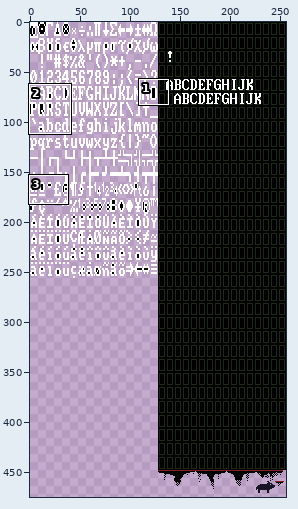
Edited in one commit: sprite sheet (dist/final/sprites.png). Above, an overview of the earlier version with the close-up marked.
Close-up. Before the edit:
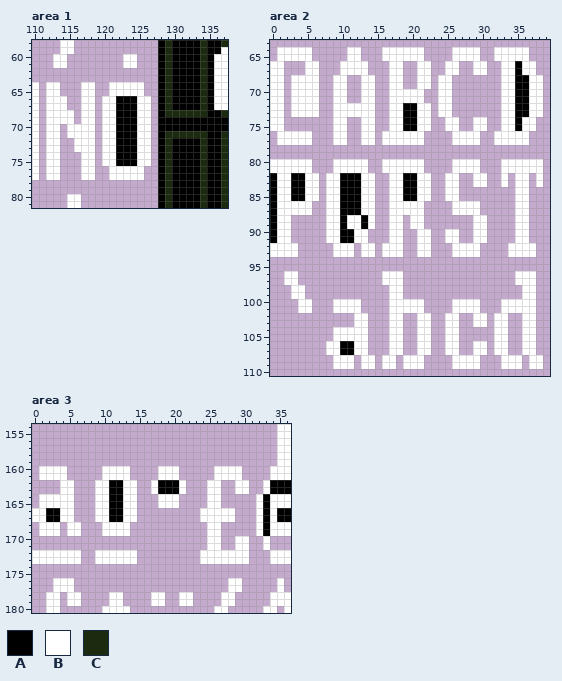
The file is 256x512 pixels. Shown: area 1: x 110..137, y 58..81; area 2: x 0..39, y 63..110; area 3: x 0..36, y 154..180. The wide view leaves out empty margins.
Palette (. is transparent): A #000000  B #ffffff  C #1c2b0f
Pixels before, area 1, first column x 110:
58 ....BB............ACAAAACAAC
59 ....BB............ACAAAACAAB
60 ...BB........BB...ACAAAACABB
61 ...BB........BB...ACAAAACABB
62 ..................ACAAAACABB
63 ..................ACAAAACABB
64 B.BB...BB..BBBBB..ACAAAACABB
65 B.BB...BB..BBBBB..ACAAAACABB
66 B.BBB..BB.BBAAABB.ACAAAACABB
67 B.BBB..BB.BBAAABB.ACAAAACABB
68 B.BBBB.BB.BBAAABB.ACCCCCCAAC
69 B.BBBB.BB.BBAAABB.AAAAAAAAAA
70 B.BB.BBBB.BBAAABB.AAAAAAAAAA
71 B.BB.BBBB.BBAAABB.ACCCCCCAAC
72 B.BB..BBB.BBAAABB.ACAAAACAAC
73 B.BB..BBB.BBAAABB.ACAAAACAAC
74 B.BB...BB.BBAAABB.ACAAAACAAC
75 B.BB...BB.BBAAABB.ACAAAACAAC
76 B.BB...BB..BBBBB..ACAAAACAAC
77 B.BB...BB..BBBBB..ACAAAACAAC
78 ..................ACAAAACAAC
79 ..................ACAAAACAAC
80 .....BB...........ACAAAACAAC
81 .....BB...........ACAAAACAAC
Pixels before, area 2, first column x 0:
 64 .BBBBB.....BB...BBBBBB....BBBB..BBBBB..
 65 .BBBBB.....BB...BBBBBB....BBBB..BBBBB..
 66 BB...BB...BBBB...BB..BB..BB..BB..BBABB.
 67 BB...BB...BBBB...BB..BB..BB..BB..BBABB.
 68 BB.BBBB..BB..BB..BB..BB.BB.......BBAABB
 69 BB.BBBB..BB..BB..BB..BB.BB.......BBAABB
 70 BB.BBBB..BB..BB..BBBBB..BB.......BBAABB
 71 BB.BBBB..BB..BB..BBBBB..BB.......BBAABB
 72 BB.BBBB..BBBBBB..BBAABB.BB.......BBAABB
 73 BB.BBBB..BBBBBB..BBAABB.BB.......BBAABB
 74 BB.......BB..BB..BBAABB..BB..BB..BBABB.
 75 BB.......BB..BB..BBAABB..BB..BB..BBABB.
 76 .BBBBB...BB..BB.BBBBBB....BBBB..BBBBB..
 77 .BBBBB...BB..BB.BBBBBB....BBBB..BBBBB..
 78 .......................................
 79 .......................................
 80 BBBBBB...BBBBB..BBBBBB....BBBB...BBBBBB
 81 BBBBBB...BBBBB..BBBBBB....BBBB...BBBBBB
 82 ABBAABB.BBAAABB..BBAABB..BB..BB..B.BB.B
 83 ABBAABB.BBAAABB..BBAABB..BB..BB..B.BB.B
 84 ABBAABB.BBAAABB..BBAABB..BB........BB..
 85 ABBAABB.BBAAABB..BBAABB..BB........BB..
 86 ABBBBB..BBAAABB..BBBBB....BBBB.....BB..
 87 ABBBBB..BBAAABB..BBBBB....BBBB.....BB..
 88 ABB.....BBABBAB..BB.BB.......BB....BB..
 89 ABB.....BBABBAB..BB.BB.......BB....BB..
 90 ABB.....BBAABB...BB..BB..BB..BB....BB..
 91 ABB.....BBAABB...BB..BB..BB..BB....BB..
 92 BBBB.....BBB.BB.BBB..BB...BBBB....BBBB.
 93 BBBB.....BBB.BB.BBB..BB...BBBB....BBBB.
 94 .......................................
 95 .......................................
 96 ..BB............BBB................BBB.
 97 ..BB............BBB................BBB.
 98 ...BB............BB.................BB.
 99 ...BB............BB.................BB.
100 ....BB...BBBB....BBBBB....BBBB...BBBBB.
101 ....BB...BBBB....BBBBB....BBBB...BBBBB.
102 ............BB...BB..BB..BB..BB.BB..BB.
103 ............BB...BB..BB..BB..BB.BB..BB.
104 .........BBBBB...BB..BB..BB.....BB..BB.
105 .........BBBBB...BB..BB..BB.....BB..BB.
106 ........BBAABB...BB..BB..BB..BB.BB..BB.
107 ........BBAABB...BB..BB..BB..BB.BB..BB.
108 .........BBB.BB.BB.BBB....BBBB...BBB.BB
109 .........BBB.BB.BB.BBB....BBBB...BBB.BB
Pixels before, area 3, first column x 0:
154 ...................................BB
155 ...................................BB
156 ...................................BB
157 ...................................BB
158 ...................................BB
159 ...................................BB
160 .BBBB.....BBBB....BBB.....BBBB....BBB
161 .BBBB.....BBBB....BBB.....BBBB....BBB
162 ....BB...BBAABB..BAAAB...BB..BB..BAAA
163 ....BB...BBAABB..BAAAB...BB..BB..BAAA
164 .BBBBB...BBAABB...BBB....BB.....BABBB
165 .BBBBB...BBAABB...BBB....BB.....BABBB
166 BBAABB...BBAABB.........BBBBB...BABAA
167 BBAABB...BBAABB.........BBBBB...BABAA
168 .BBB.BB...BBBB...........BB.....BABBB
169 .BBB.BB...BBBB...........BB.....BABBB
170 .........................BB..BB..B...
171 .........................BB..BB..B...
172 BBBBBBB..BBBBBB.........BBBBBBB...BBB
173 BBBBBBB..BBBBBB.........BBBBBBB...BBB
174 .....................................
175 .....................................
176 ...BBB......................BB.....B.
177 ...BBB......................BB.....B.
178 ..BB.BB....BB....BB..BB....BB.....BBB
179 ..BB.BB....BB....BB..BB....BB.....BBB
180 ..BB......BBBB............BB.....BB.B
The same view after the edit:
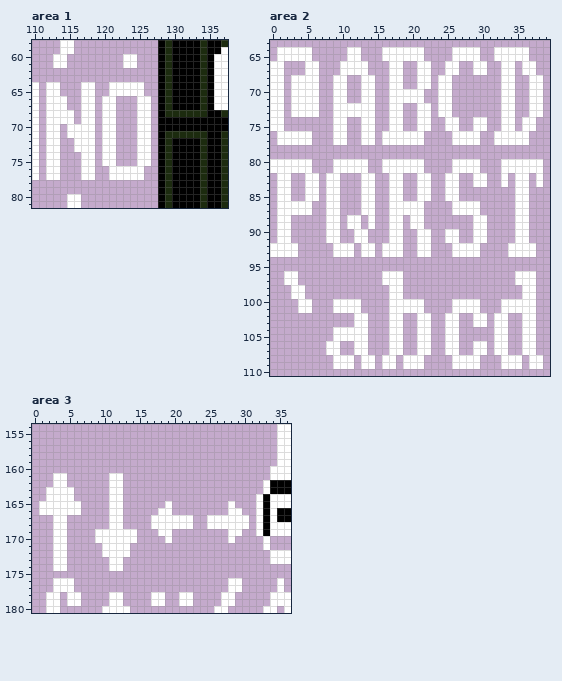
Diff:
Area 1:
y 66..75: x 122..124 AAA -> ...
Area 2:
y 66..67: x 35 A -> .
y 68..71: x 35..36 AA -> ..
y 72..73: x 19..20 AA -> ..; x 35..36 AA -> ..
y 74..75: x 19..20 AA -> ..; x 35 A -> .
y 82..85: x 0 A -> .; x 3..4 AA -> ..; x 10..12 AAA -> ...; x 19..20 AA -> ..
y 86..87: x 0 A -> .; x 10..12 AAA -> ...
y 88..89: x 0 A -> .; x 10 A -> .; x 13 A -> .
y 90..91: x 0 A -> .; x 10..11 AA -> ..
y 106..107: x 10..11 AA -> ..
Area 3:
y 160: x 1..4 BBBB -> ....; x 10..13 BBBB -> ....; x 18..20 BBB -> ...; x 26..29 BBBB -> ....
y 161: x 1..2 BB -> ..; x 10 B -> .; x 13 B -> .; x 18..20 BBB -> ...; x 26..29 BBBB -> ....
y 162: x 3 . -> B; x 5 B -> .; x 9..14 BBAABB -> ..BB..; x 17..21 BAAAB -> .....; x 25..26 BB -> ..; x 29..30 BB -> ..
y 163: x 2..3 .. -> BB; x 9..14 BBAABB -> ..BB..; x 17..21 BAAAB -> .....; x 25..26 BB -> ..; x 29..30 BB -> ..
y 164: x 1 B -> .; x 9..14 BBAABB -> ..BB..; x 18..20 BBB -> ...; x 25..26 BB -> ..
y 165: x 6 . -> B; x 9..14 BBAABB -> ..BB..; x 18 B -> .; x 20 B -> .; x 25..26 BB -> ..; x 28 . -> B
y 166: x 0 B -> .; x 2..3 AA -> BB; x 6 . -> B; x 9..14 BBAABB -> ..BB..; x 18..19 .. -> BB; x 24..27 BBBB -> ....; x 29 . -> B
y 167: x 0..3 BBAA -> ...B; x 5 B -> .; x 9..14 BBAABB -> ..BB..; x 17..22 ...... -> BBBBBB; x 24 B -> .; x 29..30 .. -> BB
y 168: x 1..2 BB -> ..; x 4..6 .BB -> B..; x 10 B -> .; x 13 B -> .; x 17..22 ...... -> BBBBBB; x 27..30 .... -> BBBB
y 169: x 1..2 BB -> ..; x 4..6 .BB -> B..; x 9 . -> B; x 14 . -> B; x 18..19 .. -> BB; x 25..26 BB -> ..; x 28..29 .. -> BB
y 170: x 3..4 .. -> BB; x 9..14 ...... -> BBBBBB; x 19 . -> B; x 25..26 BB -> ..; x 28..30 .BB -> B..
y 171: x 3..4 .. -> BB; x 10..13 .... -> BBBB; x 25..26 BB -> ..; x 29..30 BB -> ..
y 172: x 0..2 BBB -> ...; x 5..6 BB -> ..; x 9 B -> .; x 14 B -> .; x 24..30 BBBBBBB -> .......
y 173: x 0..2 BBB -> ...; x 5..6 BB -> ..; x 9..10 BB -> ..; x 13..14 BB -> ..; x 24..30 BBBBBBB -> .......
y 174: x 3..4 .. -> BB; x 11..12 .. -> BB
Changed places in both close-ups, as pixel boxes (x1, y1, x2, y2):
erased: (116, 96, 137, 166)
erased: (515, 61, 529, 131)
erased: (403, 103, 417, 131)
erased: (270, 173, 305, 243)
erased: (340, 173, 368, 243)
erased: (403, 173, 417, 201)
erased: (340, 341, 354, 355)
changed: (32, 466, 249, 571)
